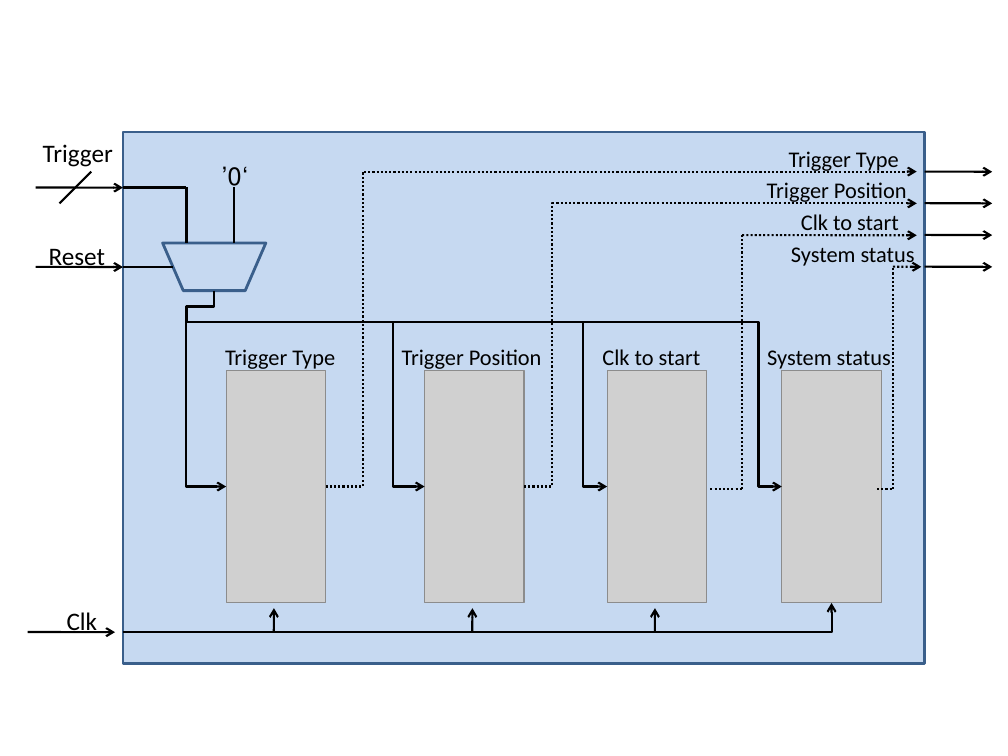
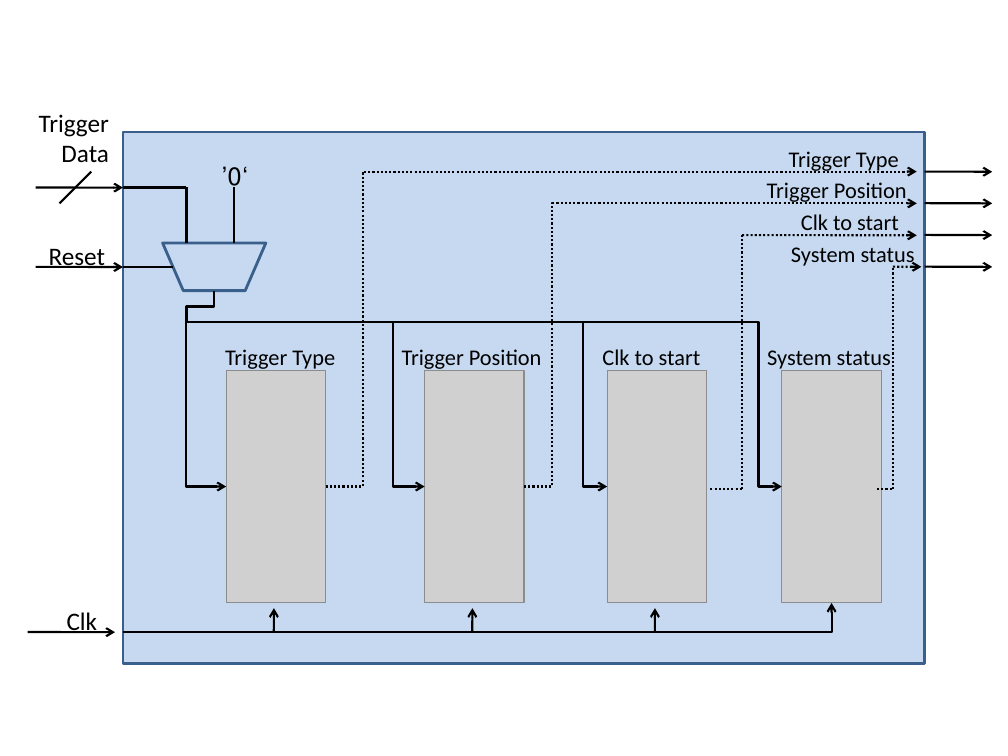
Before and after one commit to battellino/moran-zvika-project, a slide deck: slide 2 of core/Regesters Diagram.pptx. Drawn at 1008x756 pixels with LibreOffice and Linux fonts; fonts in the diff are those of the drawing; grey boxes stand for pictures. Boxes give left, top, right and bottom in pixels: in the first picture for what was removed or moved away, otherwise in the second. Text is boxed around its words. In the diff, an @@ line names an element or a change of style, - is before the commit and + after.

```diff
--- a/core/Regesters Diagram.pptx
+++ b/core/Regesters Diagram.pptx
@@ text "Trigger": place and size @@
-text "Trigger" at <box>43,144,113,167</box>
+text "Trigger" at <box>39,114,109,162</box>
@@ text at <box>61,145,109,162</box>: paragraph added @@
+Data
```
Also in this commit, not shown: 2 slides added, 2 slides removed, 2 other files.
